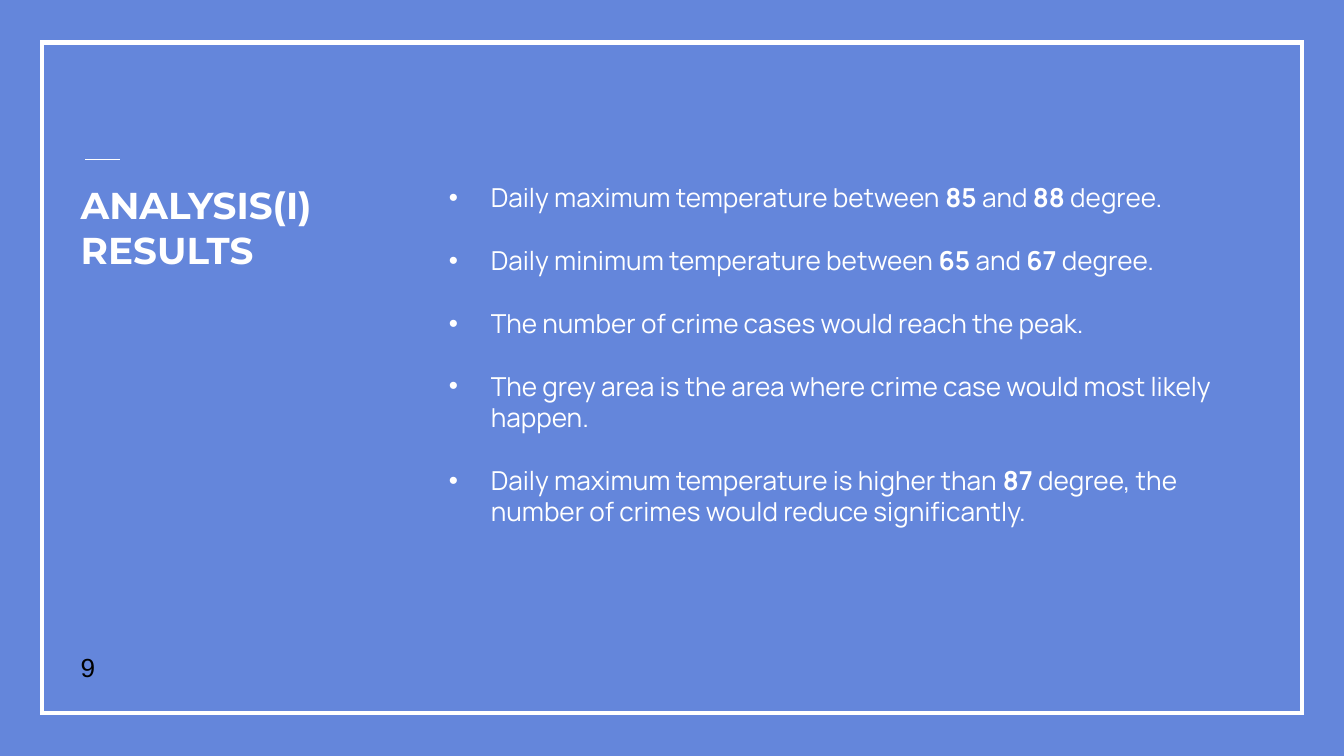
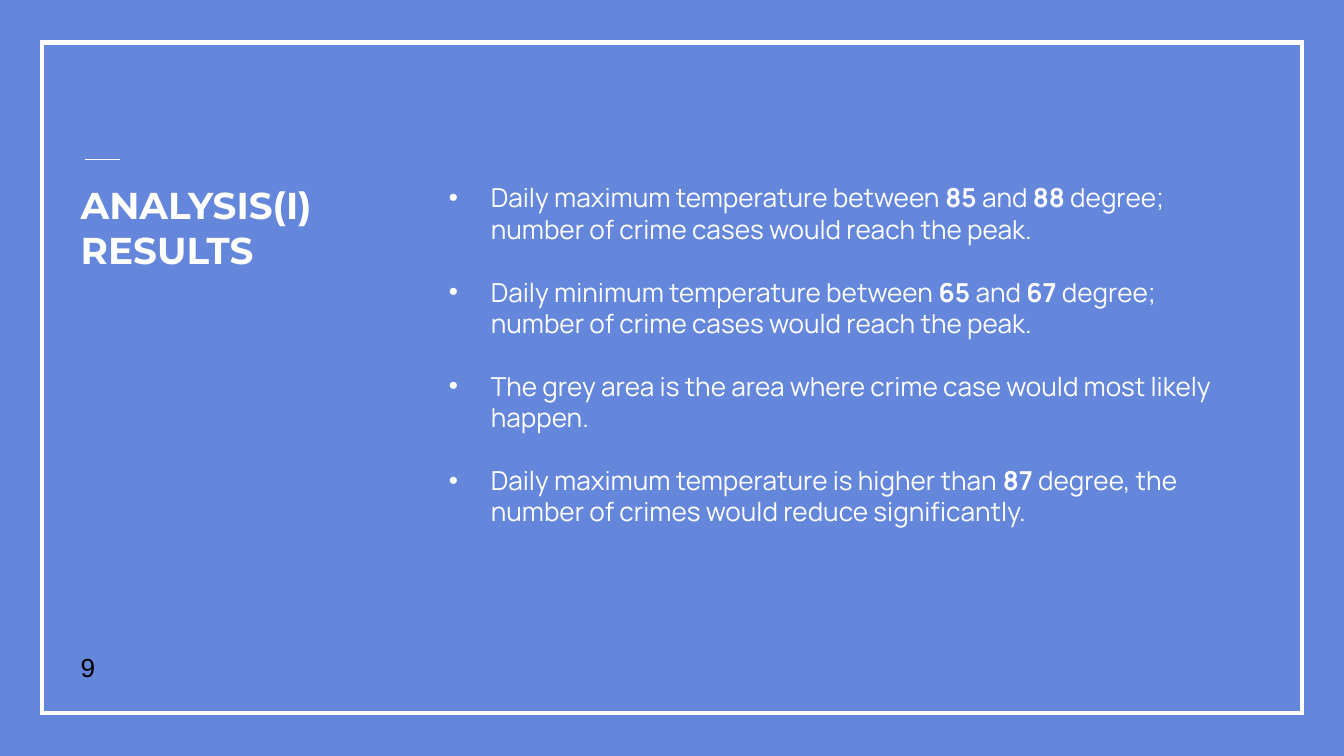
Before and after one commit to paldosh/INFM600_Exceptional, a slide deck: slide 9 of INFM600_0201_Exceptional_Presentation/INFM600_0201_TeamExceptional_Presentation.pptx. Drawn at 1344x756 pixels with LibreOffice and Linux fonts; fonts in the diff are those of the drawing; background and template pictures are left out. Boxes give left, top, right and bottom in pixels: in the first picture for what was removed or moved away, otherwise in the second. Text is boxed around its words. In the diff, an @@ line names an element or a change of style, - is before the commit and + after.

Commit message:
minor changes

```diff
--- a/INFM600_0201_Exceptional_Presentation/INFM600_0201_TeamExceptional_Presentation.pptx
+++ b/INFM600_0201_Exceptional_Presentation/INFM600_0201_TeamExceptional_Presentation.pptx
@@ text at [491,188,1164,339]: text changed @@
-• Daily maximum temperature between 85 and 88 degree.
-• Daily minimum temperature between 65 and 67 degree.
-• The number of crime cases would reach the peak.
+• Daily maximum temperature between 85 and 88 degree; number of crime cases would reach the peak.
+• Daily minimum temperature between 65 and 67 degree; number of crime cases would reach the peak.
```
Also in this commit, not shown: 1 other slide changed, 2 slides added, 2 slides removed.
